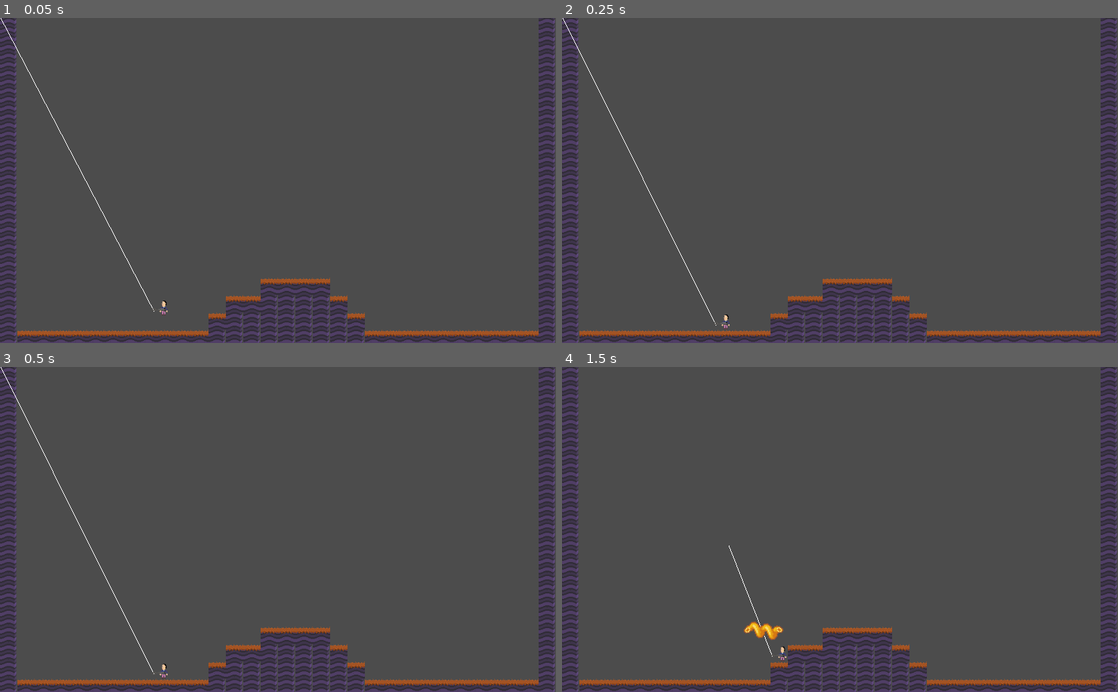
Above: before the commit, frames 1-4 (two rows, left to right).
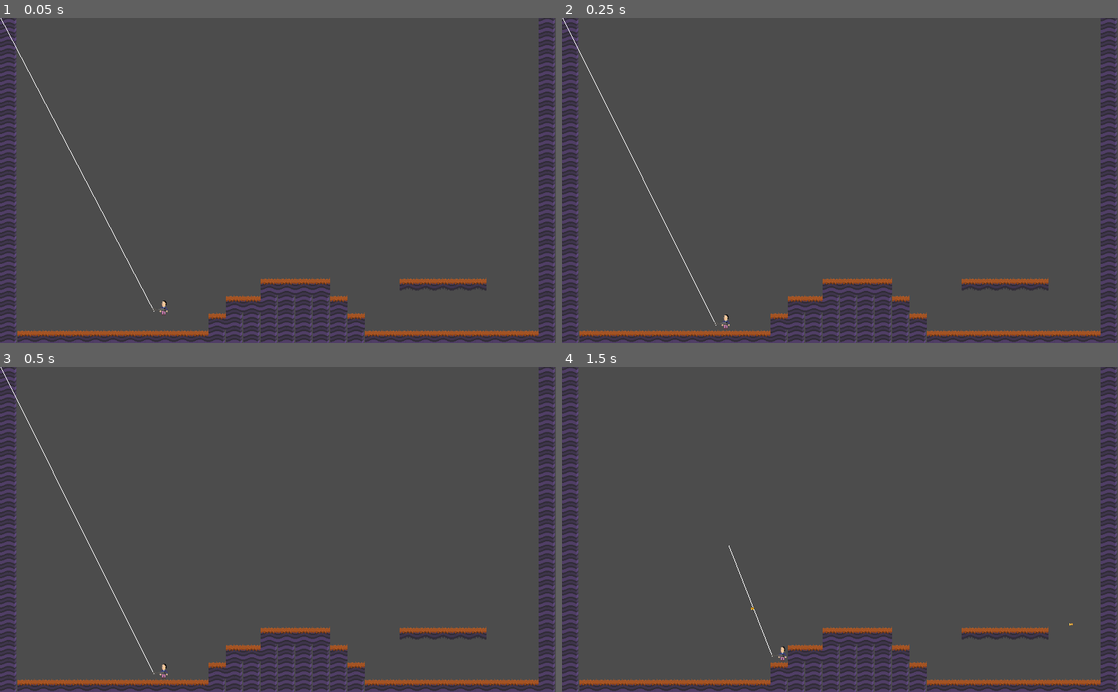
Above: after the commit, the same moments.

Repository: hansi-c/pastashooter
Game: Godot game, scene res://src/Main/Game.tscn
Same seed, same stepped clock (60 frames per second), same inputs: the game is played once before the commit and once after it.
Inputs (mouse positions are in pixels of both pictures, inside the frame that each line leads up to):
- Up to frame 1 (0.05 s): no input
- Up to frame 2 (0.25 s): no input
- Up to frame 3 (0.5 s): no input
- Up to frame 4 (1.5 s): move the mouse to (962, 513) at 0.52 s; hold D (move_right) from 0.53 s (still down); click (962, 513) at 0.6 s; tap W (jump) at 0.77 s; move the mouse to (728, 545) at 1.27 s; click (728, 545) at 1.35 s

The runs differ from the first frame. In frame 1, 0.4% of the frame differs, in the area x 71-88%, y 79-84%; in frame 2, 0.4%; in frame 3, 0.4%; in frame 4, 0.6%, in the area x 32-92%, y 73-84%.

Commit message:
added farfalle and fixed bullet scale

Diff:
--- a/src/Actors/Gun.gd
+++ b/src/Actors/Gun.gd
@@ -1,7 +1,7 @@
 class_name Gun
 extends Position2D
 
-const BULLET_VELOCITY = 500
+const BULLET_VELOCITY = 900
 
 const Bullet = preload("res://src/Objects/Bullet.tscn")
 onready var timer = $Cooldown
--- a/src/Level/Level.tscn
+++ b/src/Level/Level.tscn
@@ -93,5 +93,7 @@
 [node name="TileMap" type="TileMap" parent="."]
 tile_set = SubResource( 7 )
 cell_size = Vector2( 32, 32 )
+collision_layer = 16
+collision_mask = 0
 format = 1
-tile_data = PoolIntArray( 0, 2, 0, 31, 2, 0, 65536, 2, 0, 65 …(409 unchanged characters)… , 0, 0, 983057, 0, 0, 983058, 0, 0, 983071, 2, 0, 1048576, 2, 0, 1048589, 0, 0,  …(750 unchanged characters)…
+tile_data = PoolIntArray( 0, 2, 0, 31, 2, 0, 65536, 2, 0, 65 …(409 unchanged characters)… , 0, 0, 983057, 0, 0, 983058, 0, 0, 983063, 1, 0, 983064, 1, 0, 983065, 1, 0, 983066, 1, 0, 983067, 1, 0, 983071, 2, 0, 1048576, 2, 0, 1048589, 0, 0,  …(750 unchanged characters)…
--- a/src/Main/Game.tscn
+++ b/src/Main/Game.tscn
@@ -11,3 +11,4 @@
 
 [node name="Player" parent="Level" instance=ExtResource( 2 )]
 position = Vector2( 301.636, 534.599 )
+collision_mask = 30
--- a/src/Objects/Bullet.tscn
+++ b/src/Objects/Bullet.tscn
@@ -1,11 +1,11 @@
 [gd_scene load_steps=5 format=2]
 
-[ext_resource path="res://assets/art/pasta/spirali.png" type="Texture" id=1]
+[ext_resource path="res://assets/art/pasta/farfalle.png" type="Texture" id=1]
 [ext_resource path="res://src/Objects/Bullet.gd" type="Script" id=2]
 
 [sub_resource type="CapsuleShape2D" id=1]
-radius = 14.3304
-height = 42.2369
+radius = 1.45726
+height = 3.49304
 
 [sub_resource type="Animation" id=2]
 resource_name = "destroy"
@@ -31,7 +31,7 @@
 script = ExtResource( 2 )
 
 [node name="Sprite" type="Sprite" parent="."]
-rotation = -0.890118
+scale = Vector2( 0.1, 0.1 )
 texture = ExtResource( 1 )
 
 [node name="CollisionShape2D" type="CollisionShape2D" parent="."]
@@ -39,7 +39,7 @@
 shape = SubResource( 1 )
 
 [node name="Timer" type="Timer" parent="."]
-wait_time = 0.1
+wait_time = 3.0
 one_shot = true
 autostart = true
 
Binary file added: assets/art/pasta/farfalle.png
